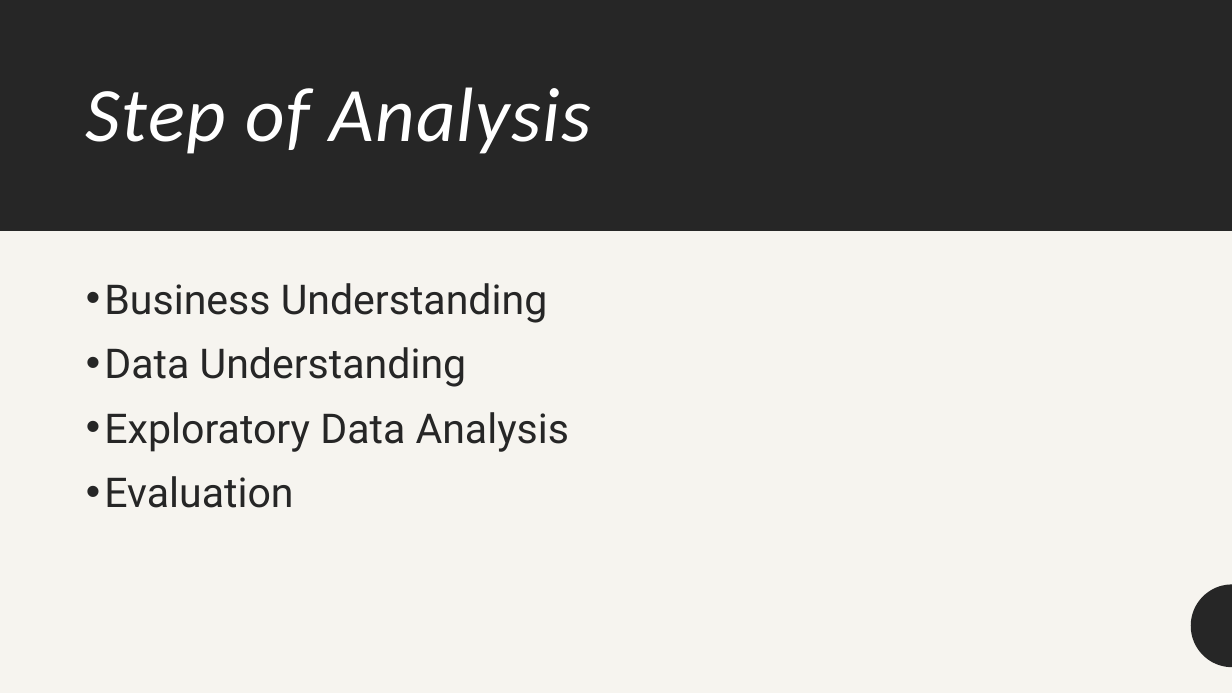
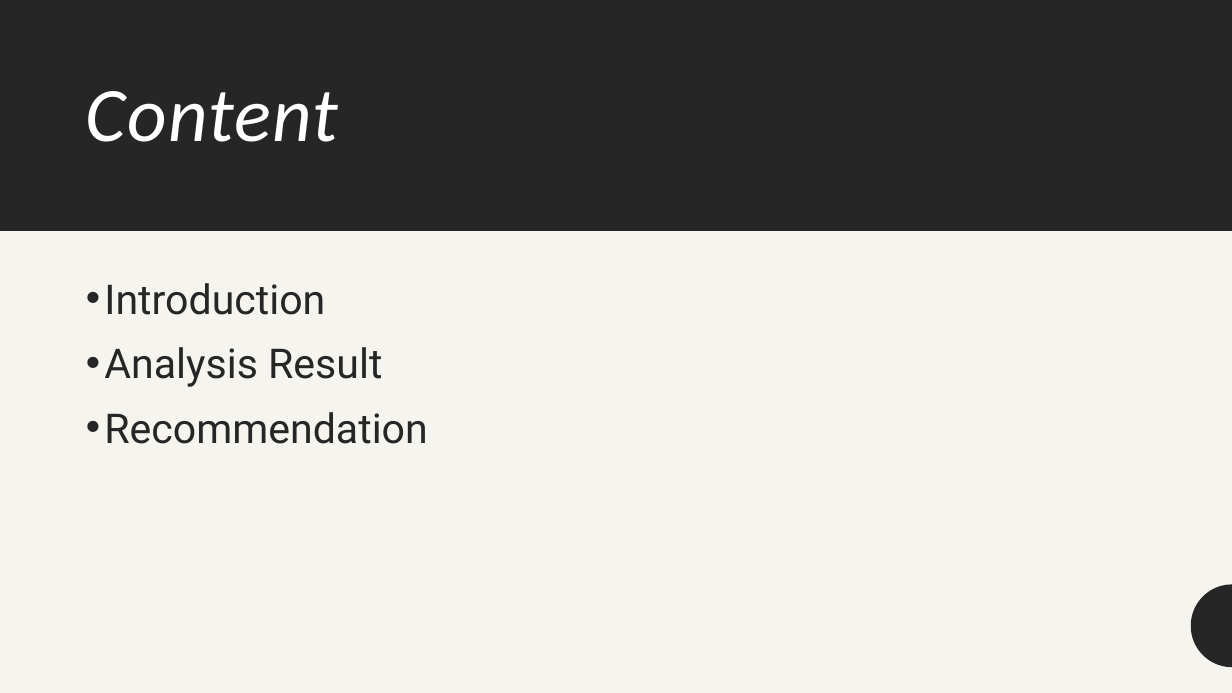
Before and after one commit to ChrisAndre25/sample-superstore, a slide deck: slide 2 of Superstore Analysis.pptx. Drawn at 1232x693 pixels with LibreOffice and Linux fonts; fonts in the diff are those of the drawing. Boxes give left, top, right and bottom in pixels: in the first picture for what was removed or moved away, otherwise in the second. Text is boxed around its words. In the diff, an @@ line names an element or a change of style, - is before the commit and + after.

```diff
--- a/Superstore Analysis.pptx
+++ b/Superstore Analysis.pptx
@@ title at bbox=[86, 91, 338, 142]: text changed @@
-Step of Analysis
+Content
@@ text at bbox=[104, 283, 427, 444]: text changed @@
-• Business Understanding
-• Data Understanding
-• Exploratory Data Analysis
-• Evaluation
+• Introduction
+• Analysis Result
+• Recommendation
```
Also in this commit, not shown: 4 other slides changed, 9 slides added, 12 slides removed, 1 other file.
